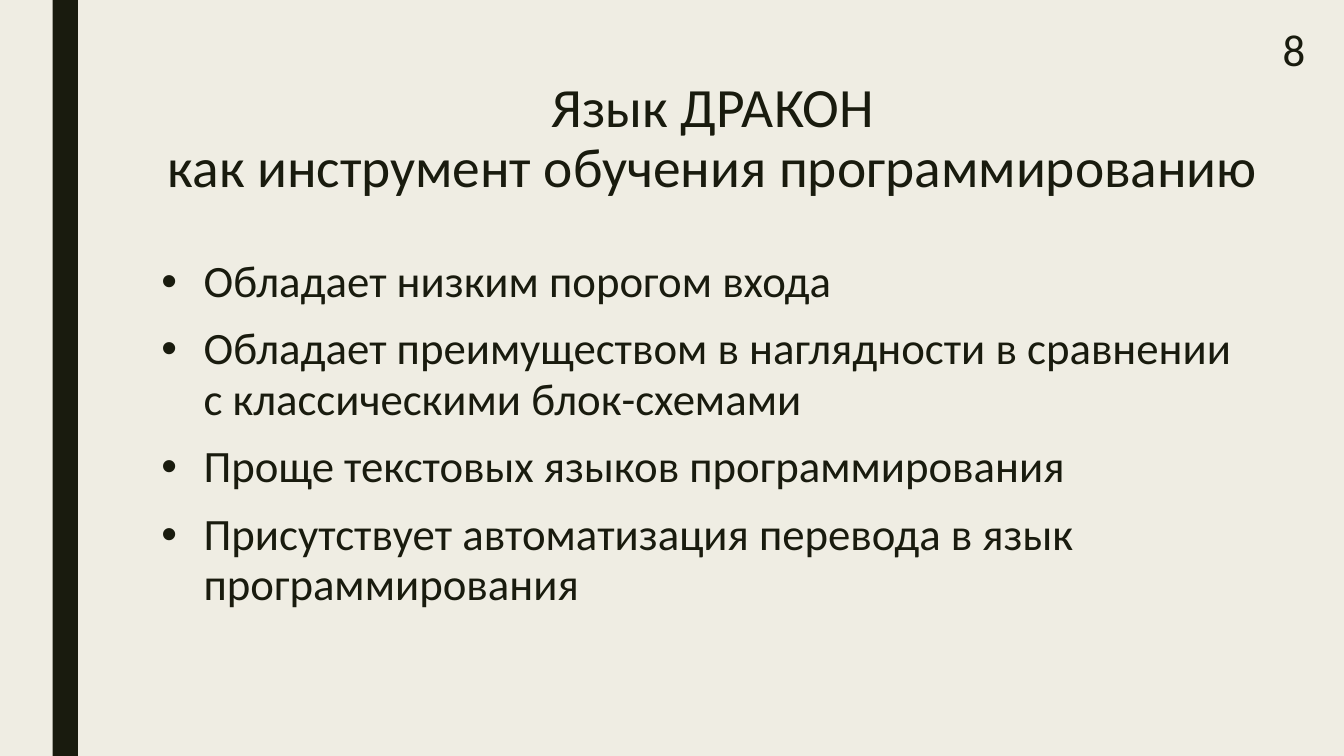
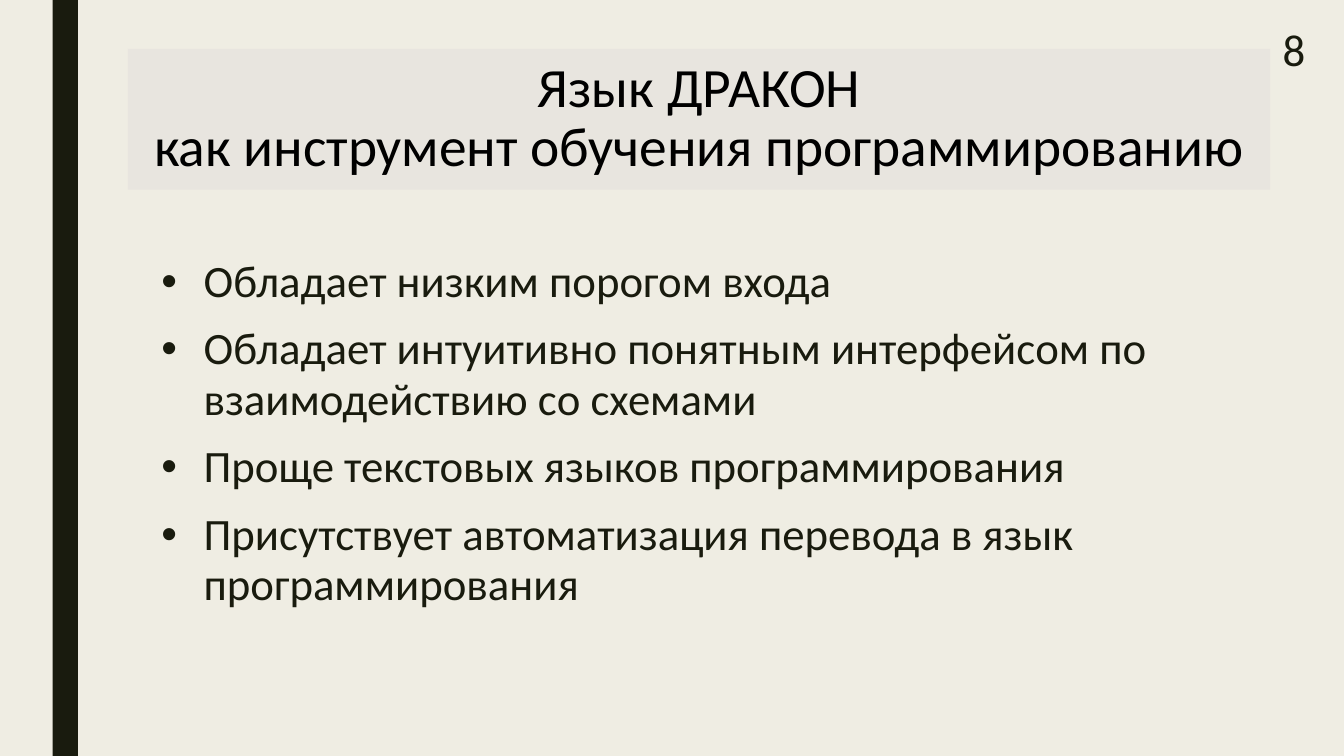
Before and after one commit to samarsky-canary/dragon, a slide deck: slide 8 of dizdocs/bakalavr.pptx. Drawn at 1344x756 pixels with LibreOffice and Linux fonts; fonts in the diff are those of the drawing. Boxes give left, top, right and bottom in pixels: in the first picture for what was removed or moved away, otherwise in the second. Text is boxed around its words. In the diff, an @@ line names an element or a change of style, - is before the commit and + after.

```diff
--- a/dizdocs/bakalavr.pptx
+++ b/dizdocs/bakalavr.pptx
@@ title "Язык ДРАКОН как инструмент обучения ...": place and size @@
-title "Язык ДРАКОН как инструмент обучения ..." at bbox=[168, 91, 1257, 196]
+title "Язык ДРАКОН как инструмент обучения ..." at bbox=[128, 48, 1270, 190]
@@ title "Язык ДРАКОН как инструмент обучения ..." at bbox=[128, 48, 1270, 190]: text colour #191B0E to #000000; vertical alignment top to middle; fill none to #E8E5DF; outline none to #897B61 2.75 pt @@
@@ text at bbox=[204, 333, 1146, 423]: text changed @@
-• Обладает преимуществом в наглядности в сравнении с классическими блок-схемами
+• Обладает интуитивно понятным интерфейсом по взаимодействию со схемами
```
Also in this commit, not shown: 21 other slides changed, 1 slide added, 3 slides removed, 5 other files.
